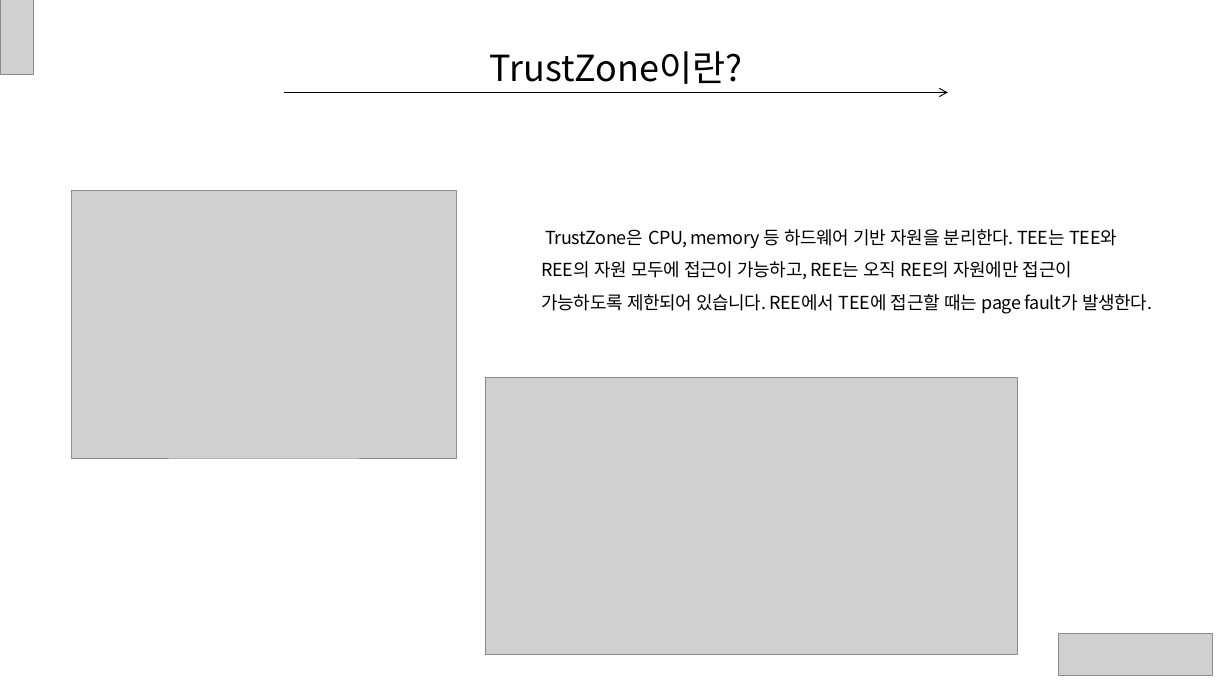
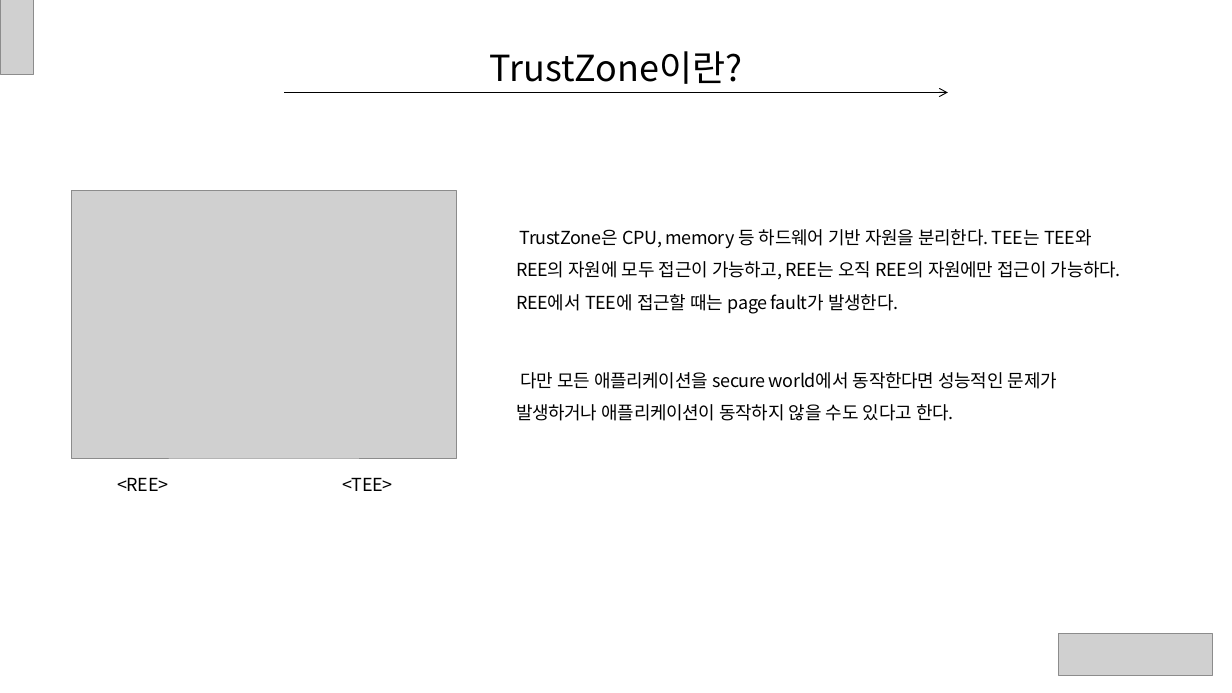
Before and after one commit to ryusangwon/Arm-Trustzone, a slide deck: slide 7 of Trustzone.pptx (slide 4 before the commit). Drawn at 1232x693 pixels with LibreOffice and Linux fonts; fonts in the diff are those of the drawing; grey boxes stand for pictures. Boxes give left, top, right and bottom in pixels: in the first picture for what was removed or moved away, otherwise in the second. Text is boxed around its words. In the diff, an @@ line names an element or a change of style, - is before the commit and + after.

```diff
--- a/Trustzone.pptx
+++ b/Trustzone.pptx
@@ text at [516, 229, 1121, 314]: text changed @@
-TrustZone은 CPU, memory 등 하드웨어 기반 자원을 분리한다. TEE는 TEE와 REE의 자원 모두에 접근이 가능하고, REE는 오직 REE의 자원에만 접근이 가능하도록 제한되어 있습니다. REE에서 TEE에 접근할 때는 page fault가 발생한다.
+TrustZone은 CPU, memory 등 하드웨어 기반 자원을 분리한다. TEE는 TEE와 REE의 자원에 모두 접근이 가능하고, REE는 오직 REE의 자원에만 접근이 가능하다. REE에서 TEE에 접근할 때는 page fault가 발생한다.
@@ picture removed at [485, 378, 1018, 655] @@
@@ text added at [516, 372, 1057, 421], 14 pt, text #000000 @@
+다만 모든 애플리케이션을 secure world에서 동작한다면 성능적인 문제가 발생하거나 애플리케이션이 동작하지 않을 수도 있다고 한다.
@@ text added at [117, 477, 168, 491], 14 pt, text #000000 @@
+<REE>
@@ text added at [342, 477, 392, 491], 14 pt, text #000000 @@
+<TEE>
```
Also in this commit, not shown: 7 other slides changed, 6 slides added.
